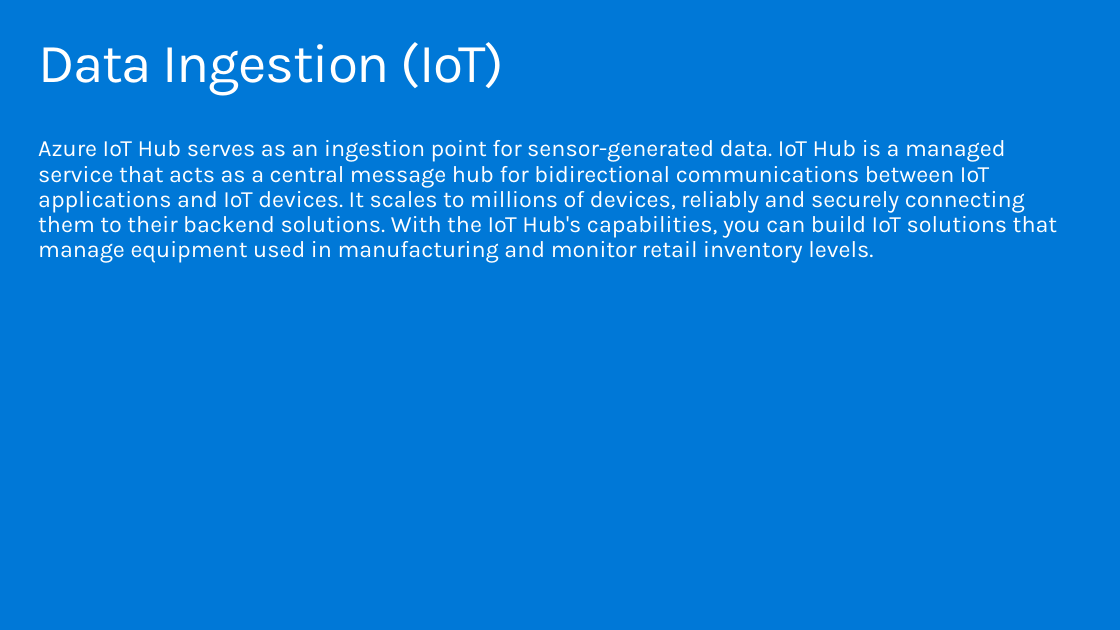
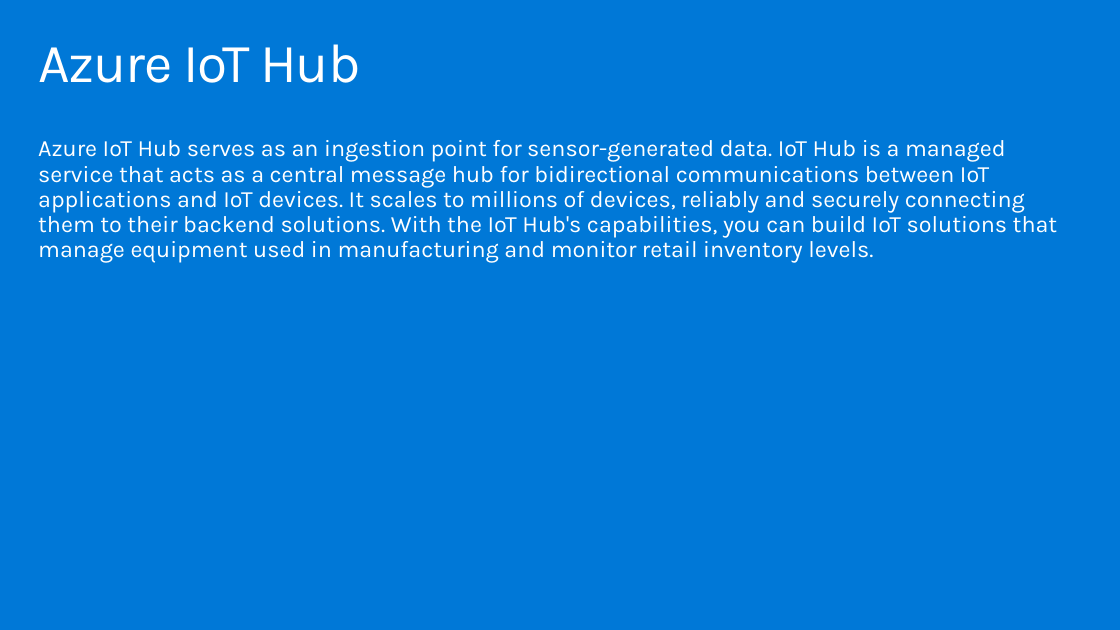
Before and after one commit to DawnmarieDesJardins/MCW-SAP-plus-extend-and-innovate, a slide deck: slide 26 of Whiteboard design session/WDS trainer presentation - SAP_plus_extend_and_innovate.pptx. Drawn at 1120x630 pixels with LibreOffice and Linux fonts; fonts in the diff are those of the drawing. Boxes give left, top, right and bottom in pixels: in the first picture for what was removed or moved away, otherwise in the second. Text is boxed around its words. In the diff, an @@ line names an element or a change of style, - is before the commit and + after.

```diff
--- a/Whiteboard design session/WDS trainer presentation - SAP_plus_extend_and_innovate.pptx
+++ b/Whiteboard design session/WDS trainer presentation - SAP_plus_extend_and_innovate.pptx
@@ title at box(38, 44, 360, 83): text changed @@
-Data Ingestion (IoT)
+Azure IoT Hub
```
Also in this commit, not shown: 27 other slides changed, 3 slides added, 3 other files.
